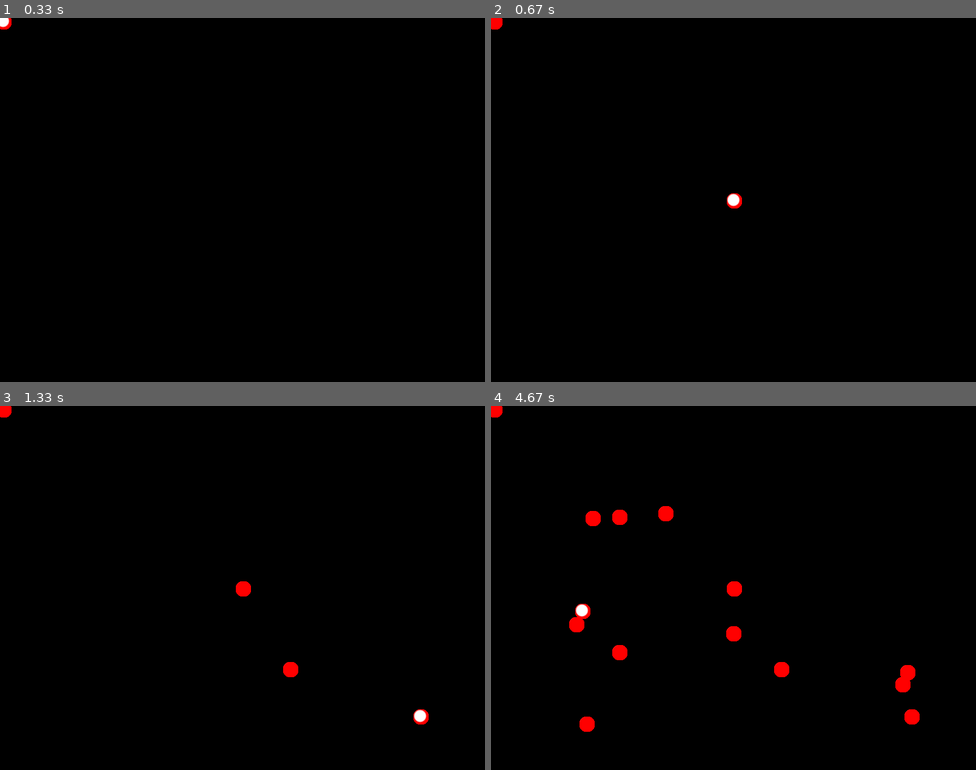
Above: before the commit, frames 1-4 (two rows, left to right).
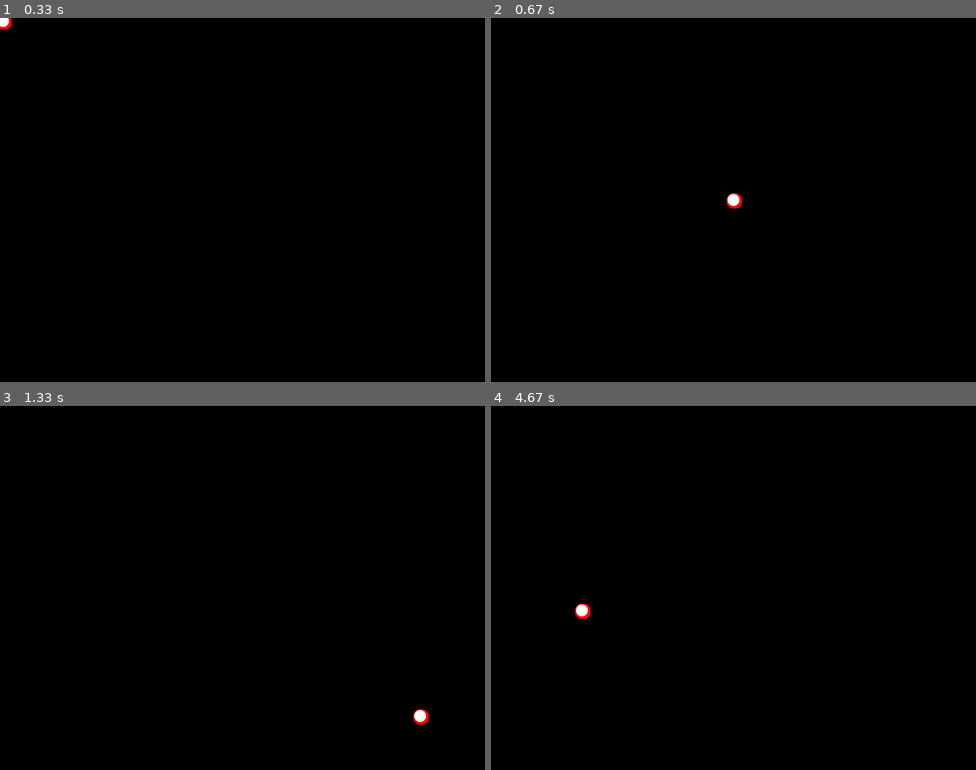
Above: after the commit, the same moments.

Repository: Raytray/Sandbox
Game: pygame game, started from pygame/mouse.py
The game is run twice, just before and just after one commit, with the same random seed, the same clock (stepped at 60 frames per second) and the same inputs.
Inputs (mouse positions are in pixels of both pictures, inside the frame that each line leads up to):
- Up to frame 1 (0.33 s): no input
- Up to frame 2 (0.67 s): click (733, 200) at 0.38 s
- Up to frame 3 (1.33 s): click (291, 668) at 0.72 s; click (421, 715) at 1.05 s
- Up to frame 4 (4.67 s): click (617, 515) at 1.38 s; click (733, 631) at 1.72 s; click (665, 511) at 2.05 s; click (903, 682) at 2.38 s; click (578, 624) at 2.72 s; click (592, 518) at 3.05 s; click (617, 653) at 3.38 s; click (908, 671) at 3.72 s; click (588, 722) at 4.05 s; click (583, 609) at 4.38 s

Frame 1 is identical in both runs. In frame 2, less than 0.1% of the frame differs, in the area x 0-3%, y 0-4%; in frame 3, 0.3%; in frame 4, 1.4%, in the area x 0-89%, y 0-90%.

Commit message:
Click clears screen

Diff:
--- a/pygame/mouse.py
+++ b/pygame/mouse.py
@@ -17,6 +17,8 @@
     for event in pygame.event.get():
         if event.type == pygame.QUIT:
             sys.exit()
+        if event.type == pygame.MOUSEBUTTONDOWN and event.button == 1:
+            screen.fill(black)
 
     screen.blit(trail, ballrect)
     mouse_pos = pygame.mouse.get_pos()
